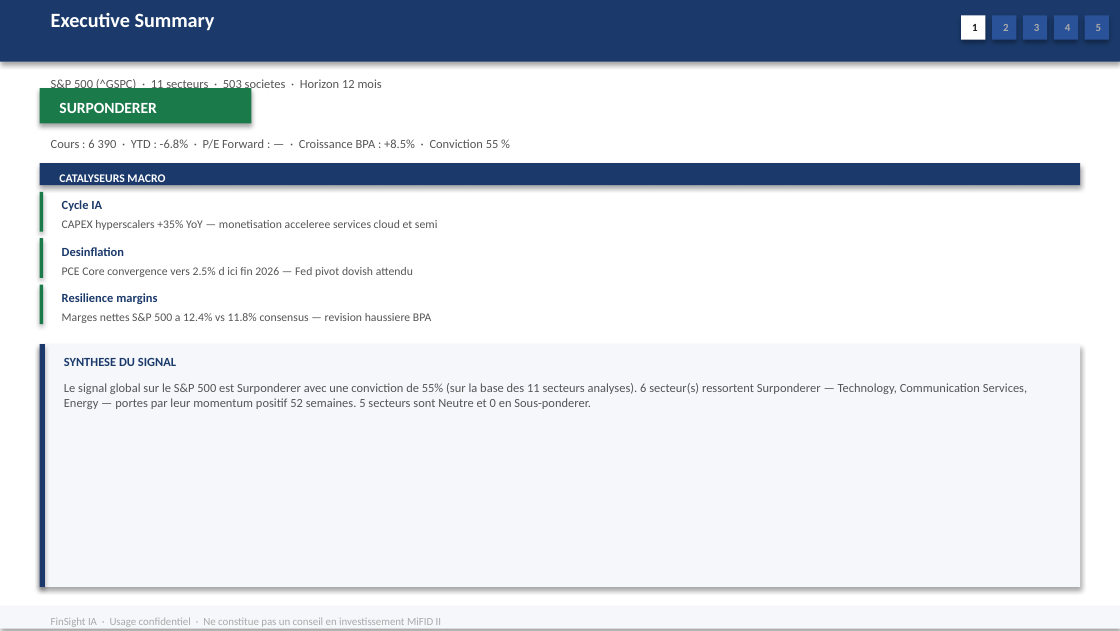
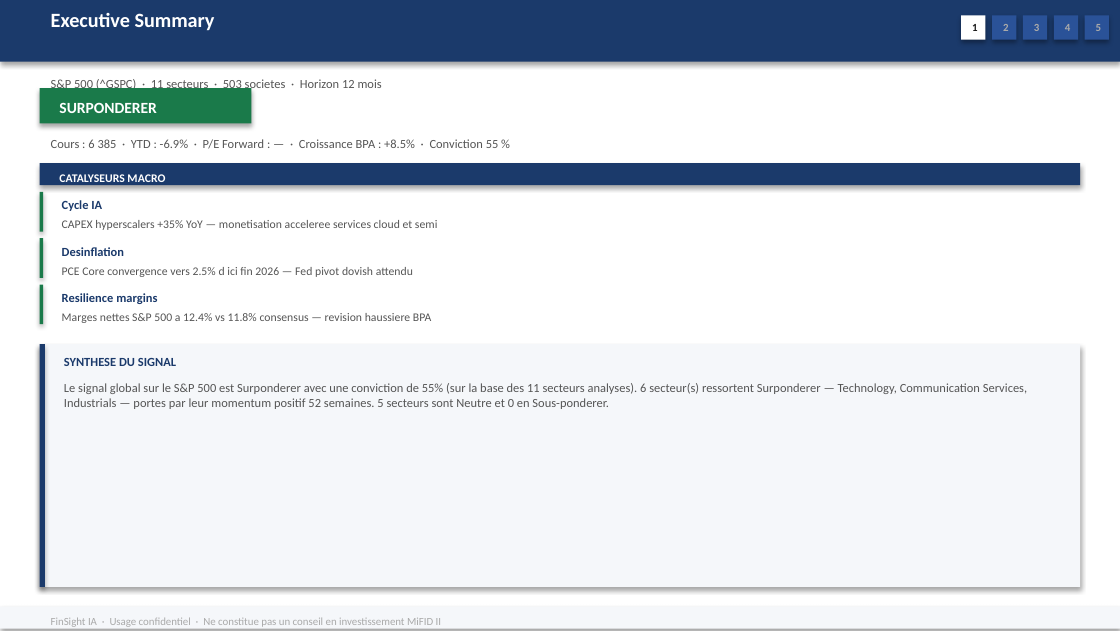
Before and after one commit to baptistejeh07-art/finsight-ia, a slide deck: slide 2 of preview/indice_SP_500/indice_SP_500.pptx. Drawn at 1120x631 pixels with LibreOffice and Linux fonts; fonts in the diff are those of the drawing. Boxes give left, top, right and bottom in pixels: in the first picture for what was removed or moved away, otherwise in the second. Text is boxed around its words. In the diff, an @@ line names an element or a change of style, - is before the commit and + after.

```diff
--- a/preview/indice_SP_500/indice_SP_500.pptx
+++ b/preview/indice_SP_500/indice_SP_500.pptx
@@ text at box(51, 139, 499, 149): text changed @@
-Cours : 6 390 · YTD : -6.8% · P/E Forward : — · Croissance BPA : +8.5% · Conviction 55 %
+Cours : 6 385 · YTD : -6.9% · P/E Forward : — · Croissance BPA : +8.5% · Conviction 55 %
@@ text at box(64, 383, 1027, 409): text changed @@
-Le signal global sur le S&P 500 est Surponderer avec une conviction de 55% (sur la base des 11 secteurs analyses). 6 secteur(s) ressortent Surponderer — Technology, Communication Services, Energy — portes par leur momentum positif 52 semaines. 5 secteurs sont Neutre et 0 en Sous-ponderer.
+Le signal global sur le S&P 500 est Surponderer avec une conviction de 55% (sur la base des 11 secteurs analyses). 6 secteur(s) ressortent Surponderer — Technology, Communication Services, Industrials — portes par leur momentum positif 52 semaines. 5 secteurs sont Neutre et 0 en Sous-ponderer.
```
Also in this commit, not shown: 8 other slides changed, 1 other file.
